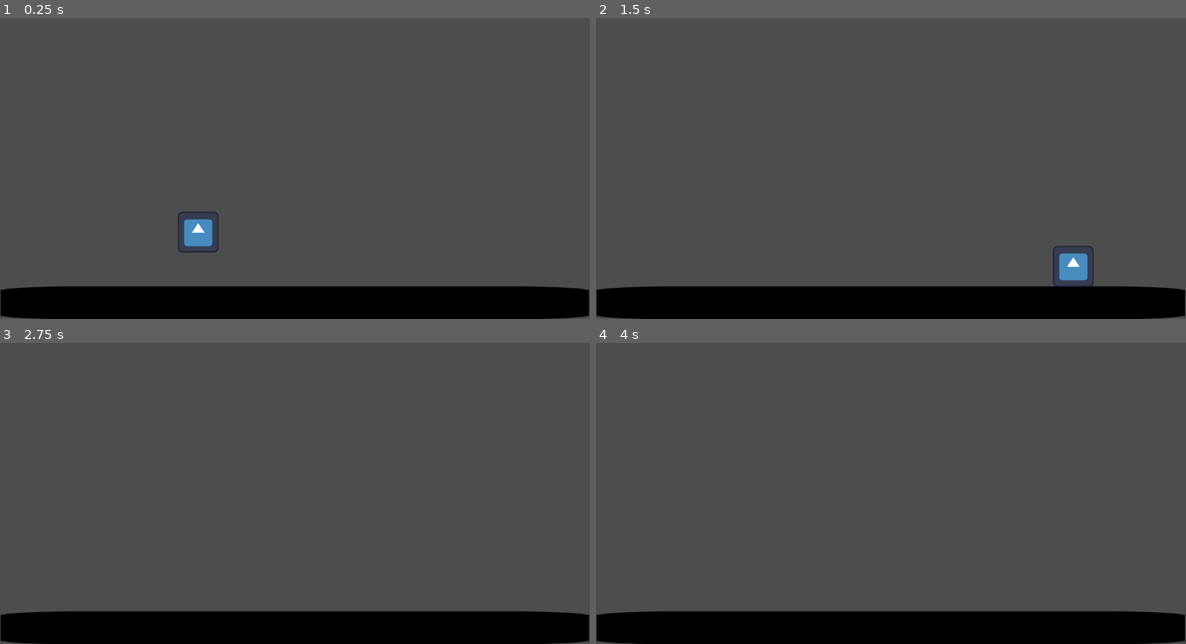
Above: before the commit, frames 1-4 (two rows, left to right).
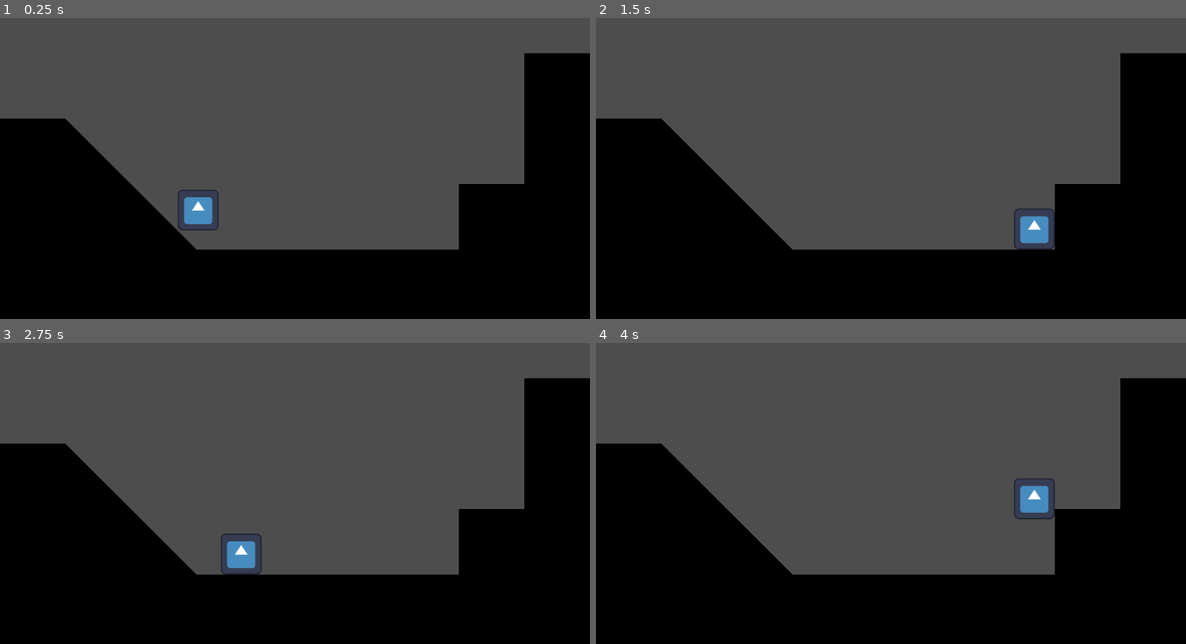
Above: after the commit, the same moments.

Repository: Soranohato/MusicalVania
Game: Godot game, scene res://Scenes/testScene.tscn
The game is run twice, just before and just after one commit, with the same random seed, the same clock (stepped at 60 frames per second) and the same inputs. The engine's default icon, where the game draws it, is replaced by a stand-in: a white triangle on a blue panel in a dark square.
Inputs:
- Up to frame 1 (0.25 s): no input
- Up to frame 2 (1.5 s): hold D (Right) from 0.53 s (still down); tap Space (Jump) at 0.77 s
- Up to frame 3 (2.75 s): tap Space (Jump) at 1.52 s; release D (Right) at 2.03 s; hold A (Left) from 2.03 s (still down)
- Up to frame 4 (4 s): release A (Left) at 2.78 s; hold D (Right) from 2.78 s (still down); tap Space (Jump) at 3.02, 3.77 s

The runs differ from the first frame. In frame 1, 33% of the frame differs, in the area x 0-100%, y 11-100%; in frame 2, 32%; in frame 3, 32%; in frame 4, 32%.

Commit message:
Testing some more complex flooring

Diff:
--- a/Scenes/testScene.tscn
+++ b/Scenes/testScene.tscn
@@ -1,10 +1,7 @@
-[gd_scene load_steps=5 format=3 uid="uid://b7tiv21pb1rcv"]
+[gd_scene load_steps=4 format=3 uid="uid://b7tiv21pb1rcv"]
 
 [ext_resource type="Texture2D" uid="uid://dd3stm6v7khdj" path="res://Assets/icon.svg" id="1_w6sp8"]
 [ext_resource type="Script" path="res://Scripts/PlayerController.gd" id="2_a053c"]
-
-[sub_resource type="RectangleShape2D" id="RectangleShape2D_f0dqt"]
-size = Vector2(1147, 63)
 
 [sub_resource type="RectangleShape2D" id="RectangleShape2D_msmdr"]
 
@@ -13,14 +10,13 @@
 [node name="StaticBody2D" type="StaticBody2D" parent="."]
 position = Vector2(477, 618)
 
-[node name="CollisionShape2D" type="CollisionShape2D" parent="StaticBody2D"]
-position = Vector2(98.5, -1.5)
-shape = SubResource("RectangleShape2D_f0dqt")
+[node name="Polygon2D" type="Polygon2D" parent="StaticBody2D"]
+color = Color(0, 0, 0, 1)
+polygon = PackedVector2Array(-477, 30, -477, -362, -349, -362, -93, -106, 419, -106, 419, -234, 547, -234, 547, -490, 675, -490, 675, -234, 675, 30)
 
-[node name="Sprite2D" type="Sprite2D" parent="StaticBody2D/CollisionShape2D"]
-modulate = Color(0, 0, 0, 1)
-scale = Vector2(8.98, 0.5)
-texture = ExtResource("1_w6sp8")
+[node name="CollisionPolygon2D" type="CollisionPolygon2D" parent="StaticBody2D"]
+position = Vector2(-29, 70)
+polygon = PackedVector2Array(-448, -40, -448, -432, -320, -432, -64, -176, 448, -176, 448, -304, 576, -304, 576, -560, 704, -560, 704, -304, 704, -40)
 
 [node name="Player" type="CharacterBody2D" parent="."]
 position = Vector2(387, 378)
